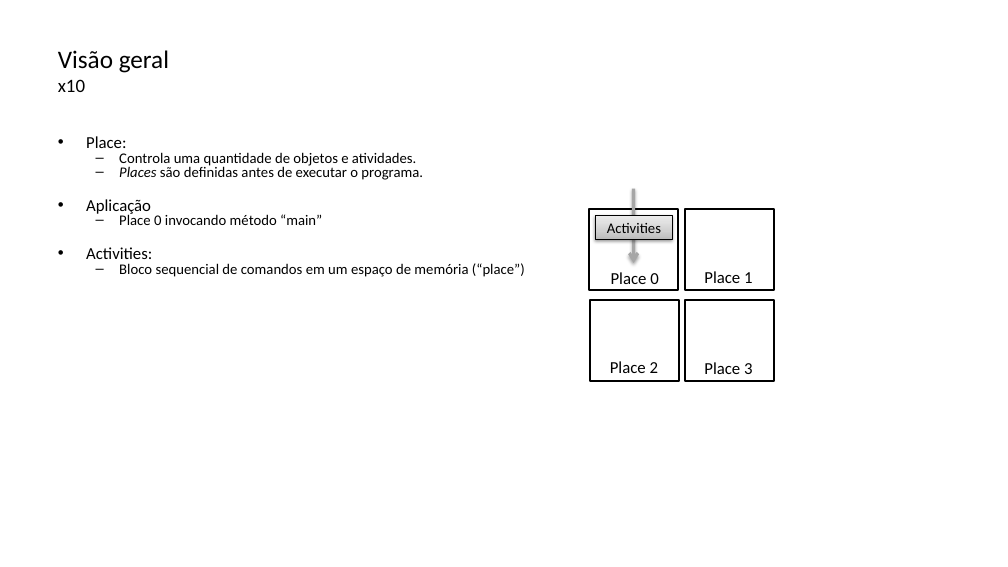
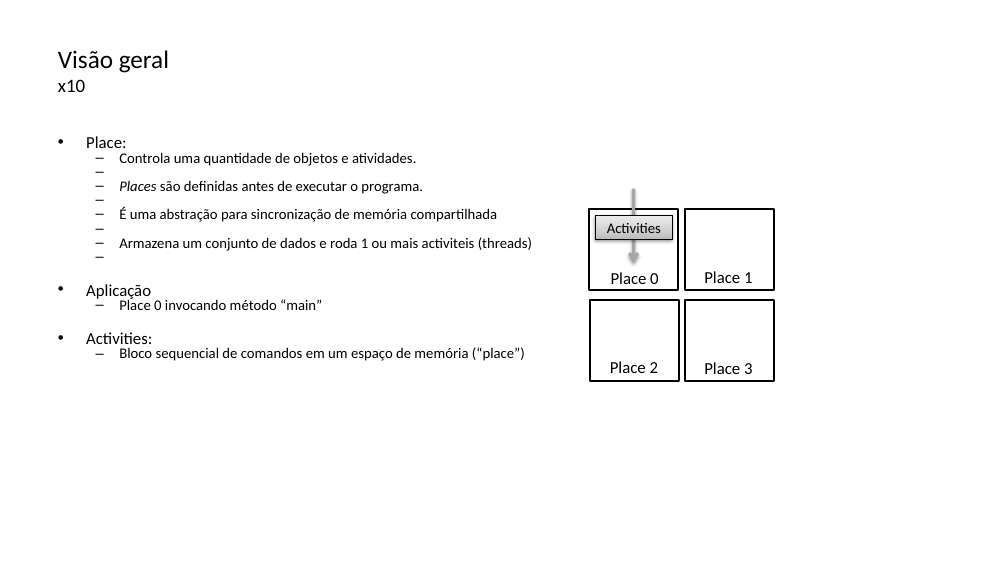
Before and after one commit to lquatrin/inf2591, a slide deck: slide 6 of x10.pptx (slide 5 before the commit). Drawn at 1008x567 pixels with LibreOffice and Linux fonts; fonts in the diff are those of the drawing. Boxes give left, top, right and bottom in pixels: in the first picture for what was removed or moved away, otherwise in the second. Text is boxed around its words. In the diff, an @@ line names an element or a change of style, - is before the commit and + after.

```diff
--- a/x10.pptx
+++ b/x10.pptx
@@ text at bbox=[119, 207, 532, 251]: paragraphs added @@
+  – É uma abstração para sincronização de memória compartilhada
+  – Armazena um conjunto de dados e roda 1 ou mais activiteis (threads)
```
Also in this commit, not shown: 14 other slides changed, 4 slides added, 2 slides removed, 4 other files.
